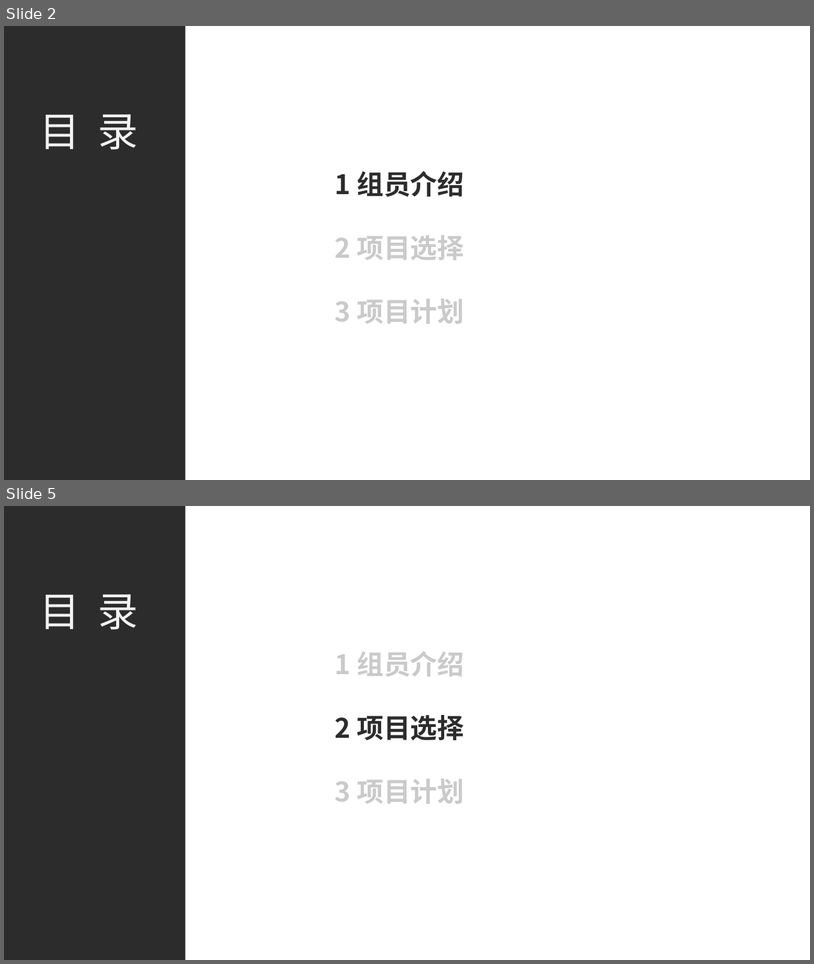
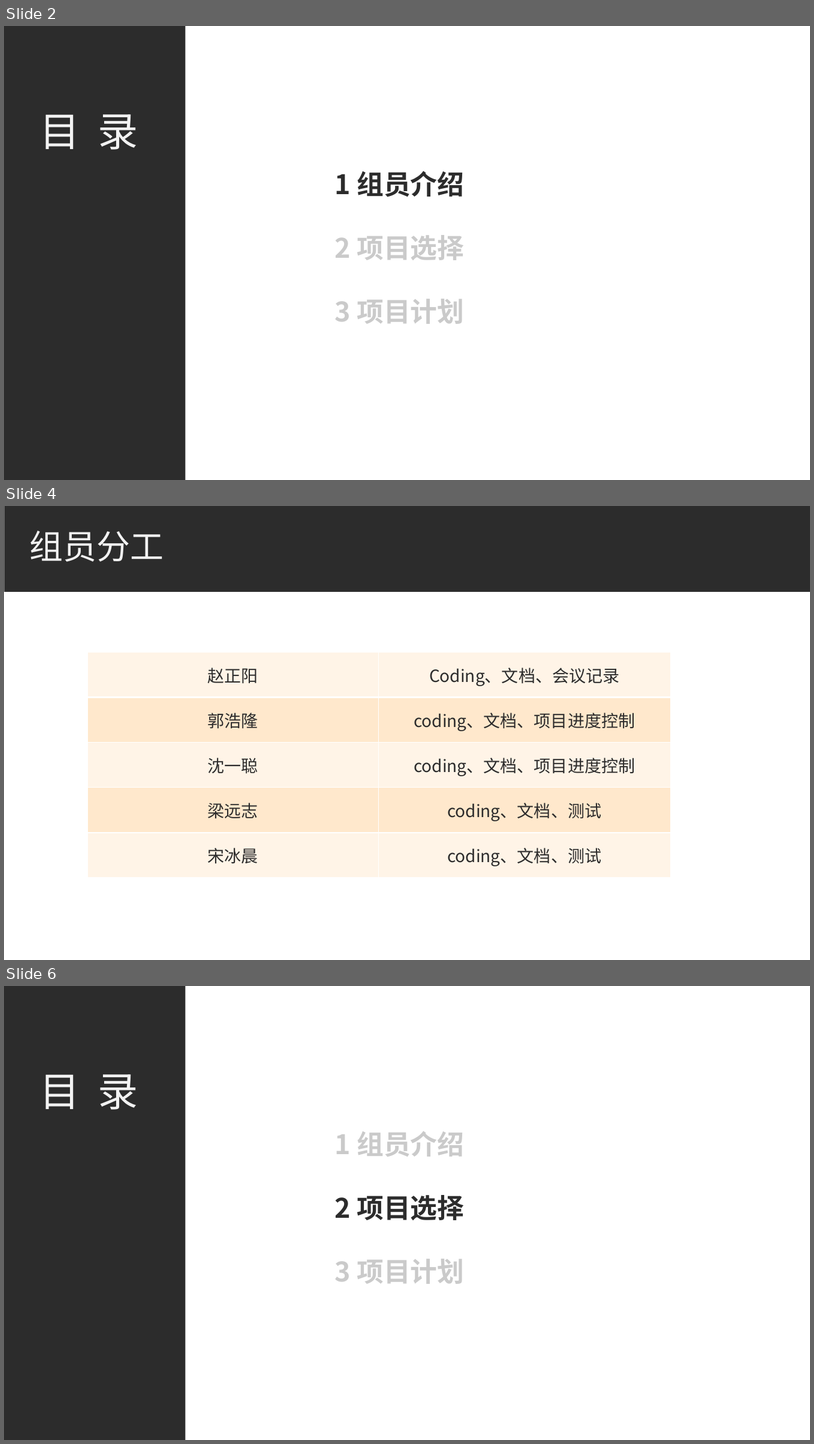
Before and after one commit to bhsei/20_H, a slide deck: 实验准备/汇报ppt.pptx. Shown one above the other, each under a label of ours: slides 2 and 5 before the commit, slides 2, 4 and 6 after it; the slides between them are not shown. The pictures are 814x964 and 814x1444 pixels, drawn with LibreOffice and Linux fonts; fonts in the diff are those of the drawing. Boxes give left, top, right and bottom in pixels: in the first picture for what was removed or moved away, otherwise in the second. Text is boxed around its words. In the diff, an @@ line names an element or a change of style, - is before the commit and + after.

```diff
--- a/实验准备/汇报ppt.pptx
+++ b/实验准备/汇报ppt.pptx
@@ slide 4 added at <box>4,506,810,960</box>, background #FFFFFF @@
@@ rectangle added at <box>4,506,810,592</box>, fill #2C2C2C @@
@@ title added at <box>30,531,164,562</box>, 40 pt, text #F2F2F2 @@
+组员分工
@@ table added at <box>87,652,671,877</box>, 5 rows, 2 columns @@
+赵正阳 | Coding、文档、会议记录
+郭浩隆 | coding、文档、项目进度控制
+沈一聪 | coding、文档、项目进度控制
+梁远志 | coding、文档、测试
+宋冰晨 | coding、文档、测试
@@ what was slide 5 is now slide 6 @@
```
Also in this commit, not shown: 4 slides changed, 5 other slides added.
